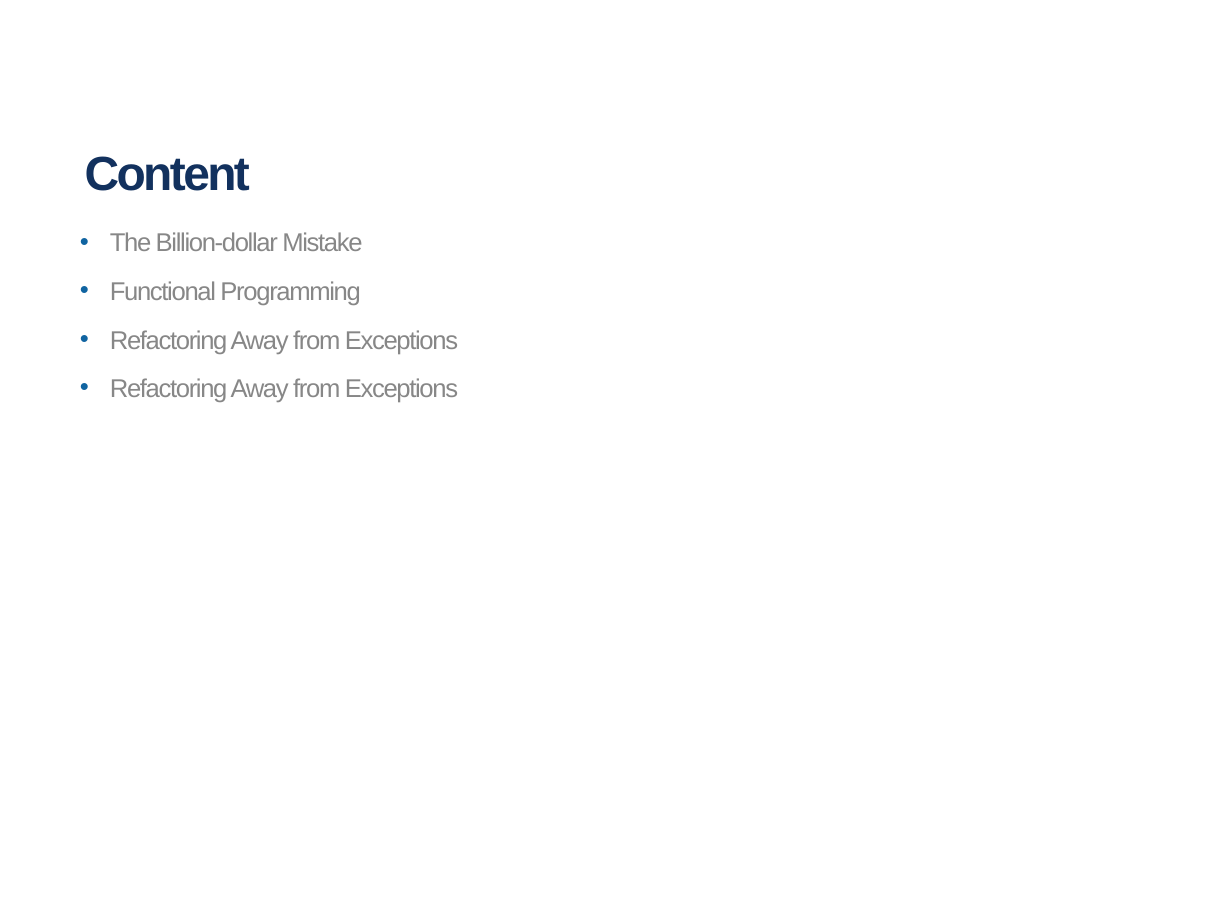
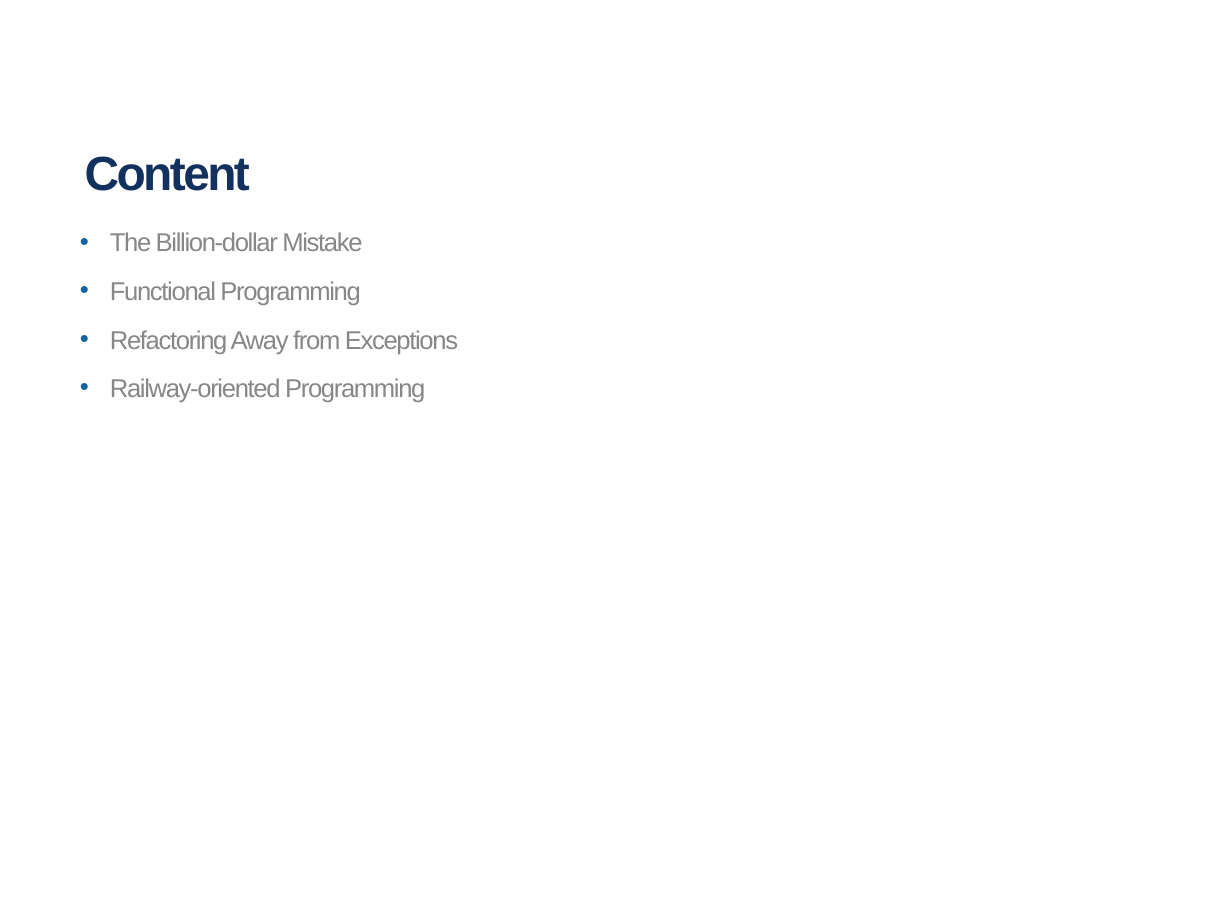
Before and after one commit to KirilToshev/FunctionalProgramming, a slide deck: slide 2 of The Billion Dolar Mistake.pptx. Drawn at 1232x924 pixels with LibreOffice and Linux fonts; fonts in the diff are those of the drawing; background and template pictures are left out. Boxes give left, top, right and bottom in pixels: in the first picture for what was removed or moved away, otherwise in the second. Text is boxed around its words. In the diff, an @@ line names an element or a change of style, - is before the commit and + after.

Commit message:
Presentation fixes

```diff
--- a/The Billion Dolar Mistake.pptx
+++ b/The Billion Dolar Mistake.pptx
@@ text at bbox=[110, 378, 425, 402]: text changed @@
-• Refactoring Away from Exceptions
+• Railway-oriented Programming
```
